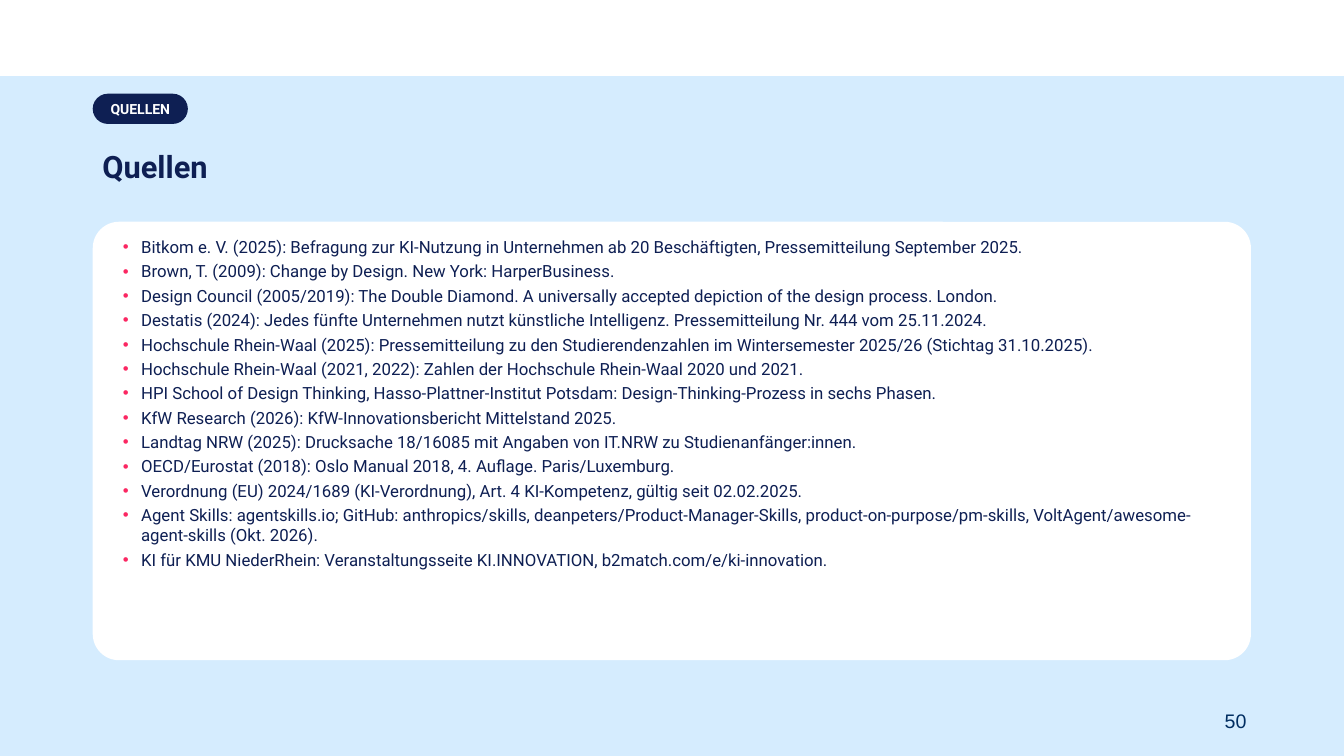
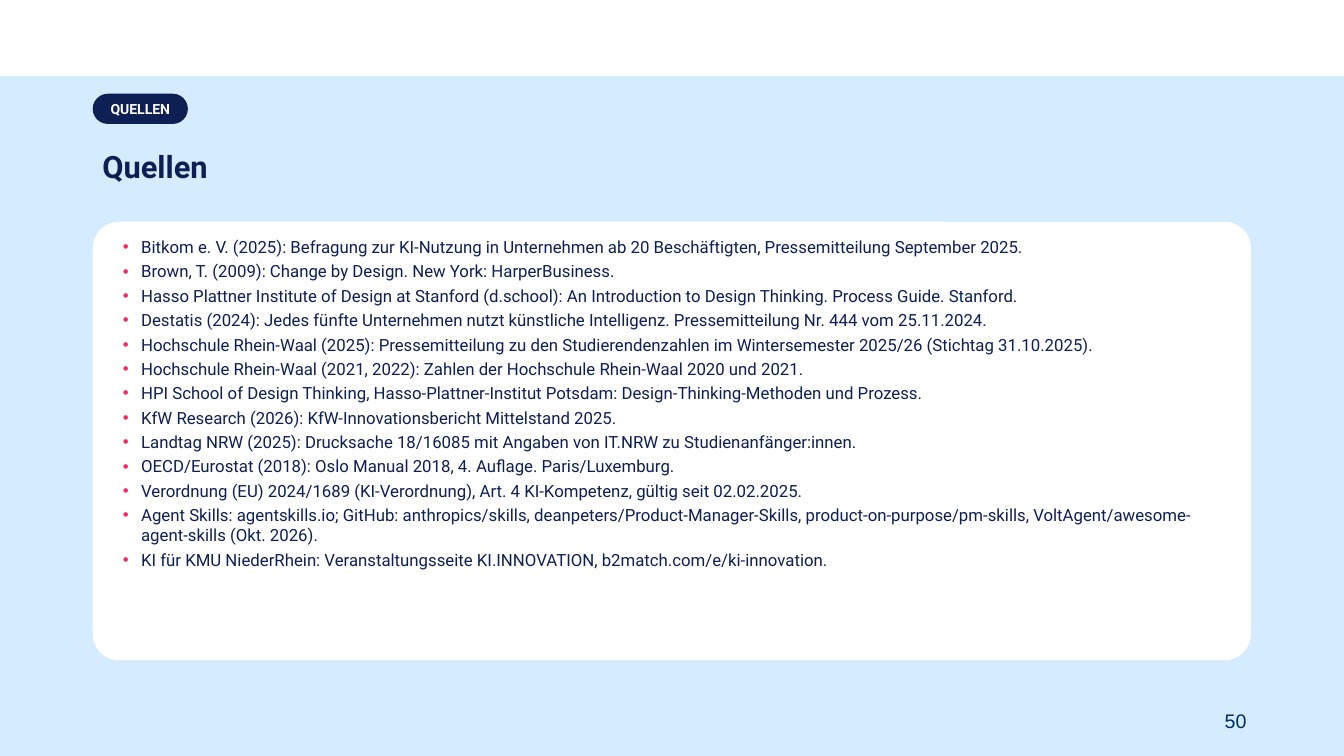
Before and after one commit to nina-nue/NKN, a slide deck: slide 50 of workshop-ki-fuer-kmu/KI-INNOVATION_Teil3_2026-11-20.pptx. Drawn at 1344x756 pixels with LibreOffice and Linux fonts; fonts in the diff are those of the drawing; background and template pictures are left out. Boxes give left, top, right and bottom in pixels: in the first picture for what was removed or moved away, otherwise in the second. Text is boxed around its words. In the diff, an @@ line names an element or a change of style, - is before the commit and + after.

```diff
--- a/workshop-ki-fuer-kmu/KI-INNOVATION_Teil3_2026-11-20.pptx
+++ b/workshop-ki-fuer-kmu/KI-INNOVATION_Teil3_2026-11-20.pptx
@@ text at (141,288,1018,306): text changed @@
-• Design Council (2005/2019): The Double Diamond. A universally accepted depiction of the design process. London.
+• Hasso Plattner Institute of Design at Stanford (d.school): An Introduction to Design Thinking. Process Guide. Stanford.
@@ text at (141,386,922,403): text changed @@
-• HPI School of Design Thinking, Hasso-Plattner-Institut Potsdam: Design-Thinking-Prozess in sechs Phasen.
+• HPI School of Design Thinking, Hasso-Plattner-Institut Potsdam: Design-Thinking-Methoden und Prozess.
```
Also in this commit, not shown: 23 other slides changed, 3 other files.
